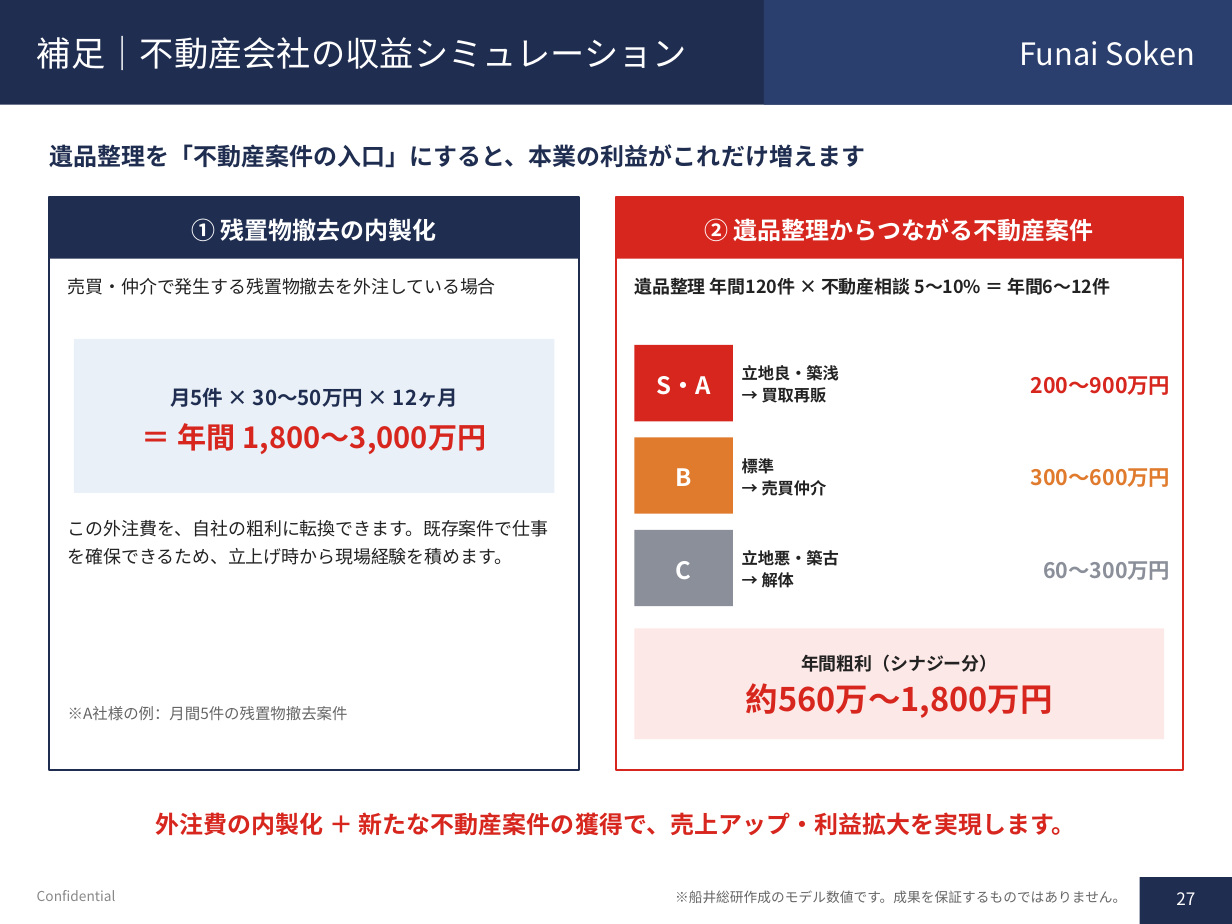
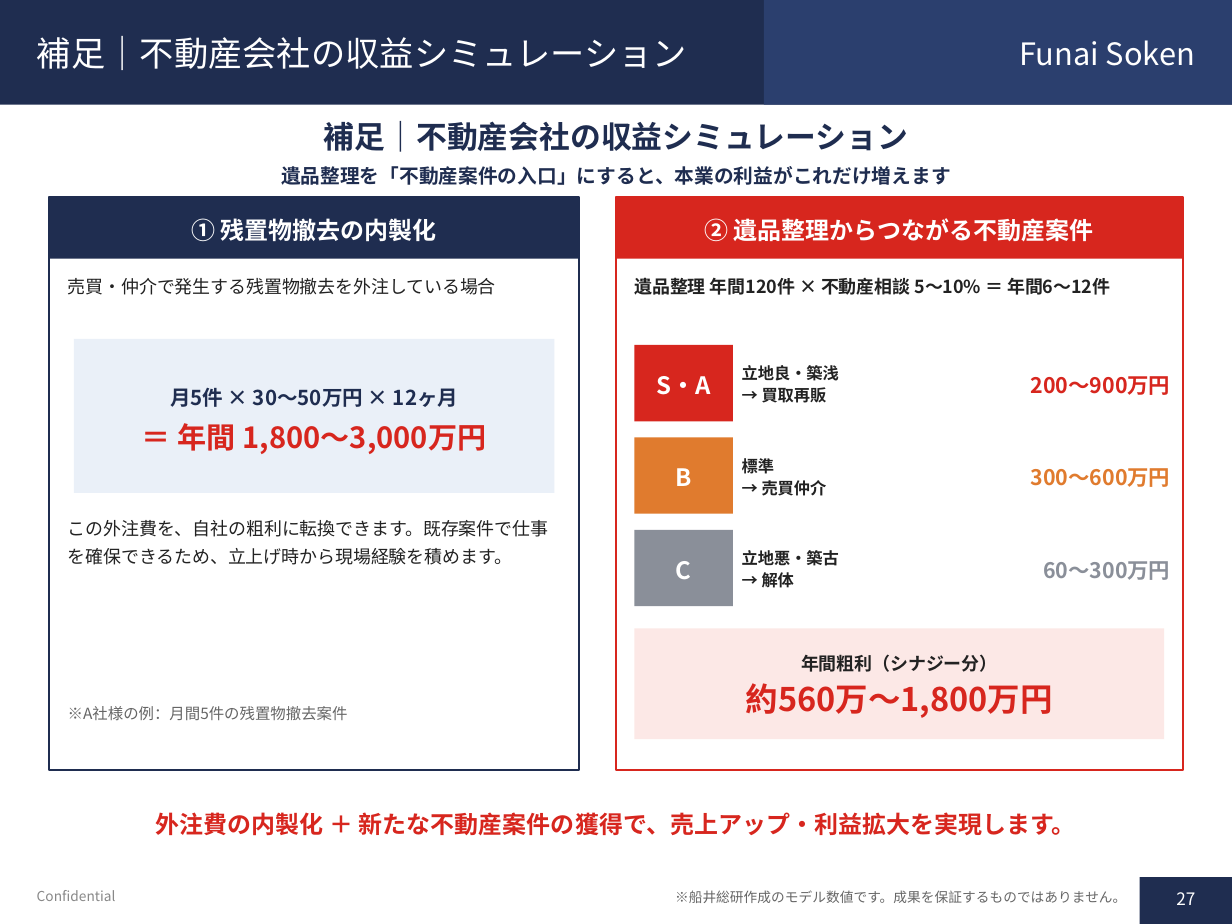
Before and after one commit to soshiro-iki-sys/-, a slide deck: slide 27 of proposals/遺品整理事業_企画書.pptx. Drawn at 1232x924 pixels with LibreOffice and Linux fonts; fonts in the diff are those of the drawing. Boxes give left, top, right and bottom in pixels: in the first picture for what was removed or moved away, otherwise in the second. Text is boxed around its words. In the diff, an @@ line names an element or a change of style, - is before the commit and + after.

```diff
--- a/proposals/遺品整理事業_企画書.pptx
+++ b/proposals/遺品整理事業_企画書.pptx
@@ text added at [324, 121, 908, 152], 18 pt, text #1F2D50, bold @@
+補足｜不動産会社の収益シミュレーション
@@ text "遺品整理を「不動産案件の入口」にすると、本業の利益がこれだけ増えます": place and size @@
-text "遺品整理を「不動産案件の入口」にすると、本業の利益がこれだけ増えます" at [49, 144, 865, 168]
+text "遺品整理を「不動産案件の入口」にすると、本業の利益がこれだけ増えます" at [281, 166, 951, 185]
@@ text "遺品整理を「不動産案件の入口」にすると、本業の利益がこれだけ増えます" at [281, 166, 951, 185]: size 14 to 11.5 pt; alignment left to centre @@
```
Also in this commit, not shown: 46 other slides changed, 1 other file.
